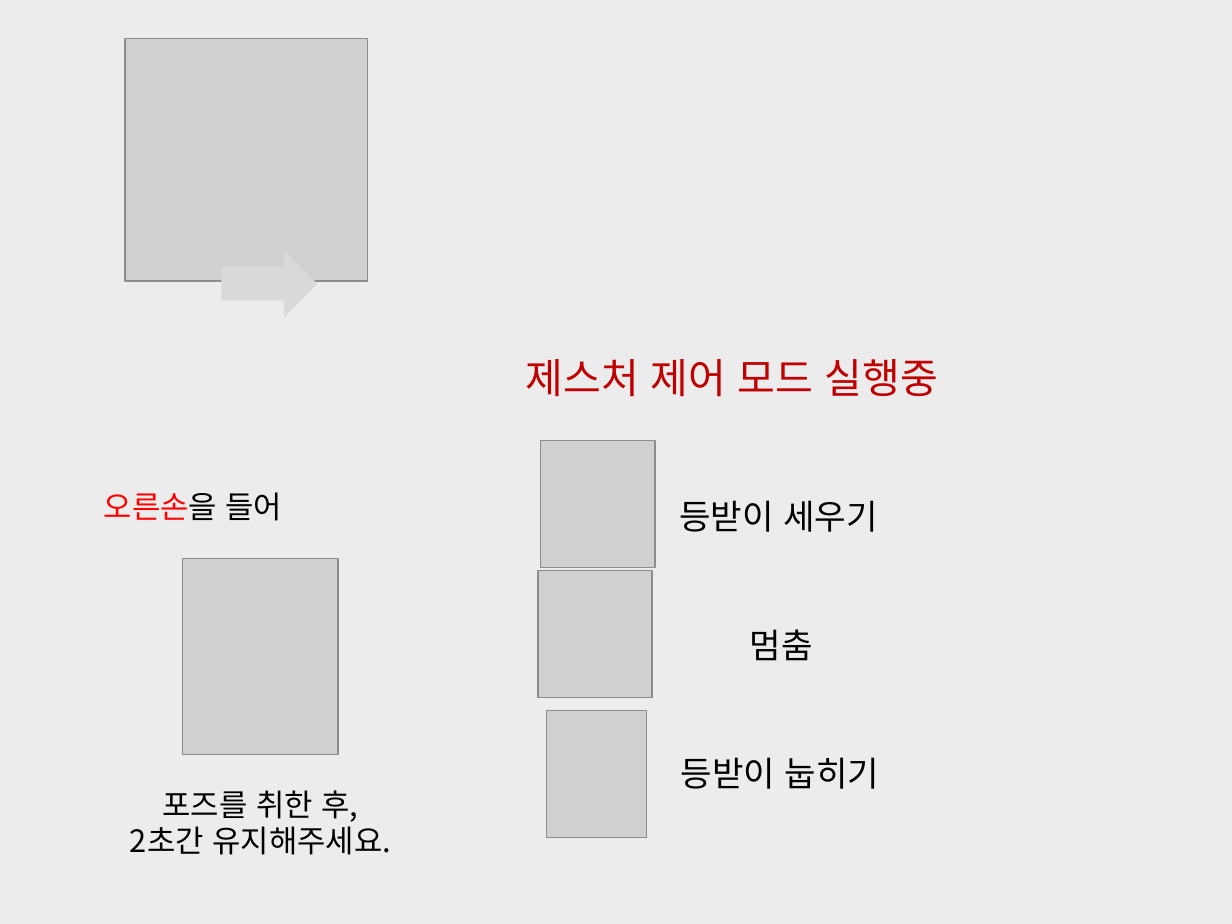
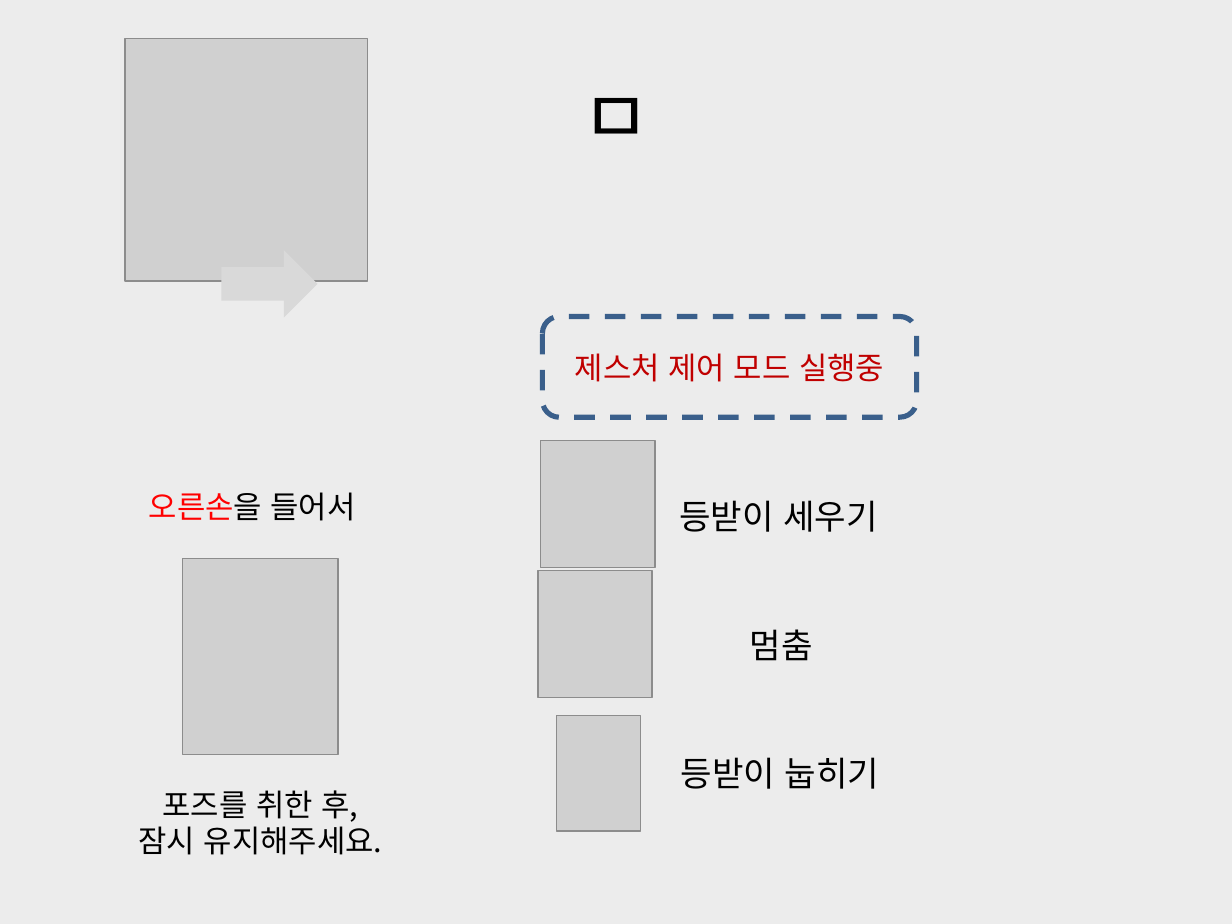
Before and after one commit to hailsong/Motion_Bed, a slide deck: slide 4 of GUI/Image_onehand/이미지제작용.pptx. Drawn at 1232x924 pixels with LibreOffice and Linux fonts; fonts in the diff are those of the drawing; grey boxes stand for pictures; background and template pictures are left out. Boxes give left, top, right and bottom in pixels: in the first picture for what was removed or moved away, otherwise in the second. Text is boxed around its words. In the diff, an @@ line names an element or a change of style, - is before the commit and + after.

```diff
--- a/GUI/Image_onehand/이미지제작용.pptx
+++ b/GUI/Image_onehand/이미지제작용.pptx
@@ title added at [581,98,650,134], 44 pt, text #000000 @@
+ㅁ
@@ rounded rectangle "제스처 제어 모드 실행중": place and size @@
-rounded rectangle "제스처 제어 모드 실행중" at [526,359,938,397]
+rounded rectangle "제스처 제어 모드 실행중" at [542,317,917,418]
@@ rounded rectangle "제스처 제어 모드 실행중" at [542,317,917,418]: size 24 to 18 pt; vertical alignment top to middle; outline none to #3A5F8C 3 pt dashed @@
@@ text at [149,492,356,521]: text changed; text colour #FF0000 to #000000 @@
-오른손을 들어
+오른손을 들어서
@@ picture: place and size @@
-picture at [547,711,647,838]
+picture at [557,716,641,832]
@@ text "포즈를 취한 후,": place and size @@
-text "포즈를 취한 후," at [130,790,391,855]
+text "포즈를 취한 후," at [139,790,383,855]
@@ text at [139,821,383,855]: text changed @@
-2초간 유지해주세요.
+잠시 유지해주세요.
```
Also in this commit, not shown: 1 other file.
